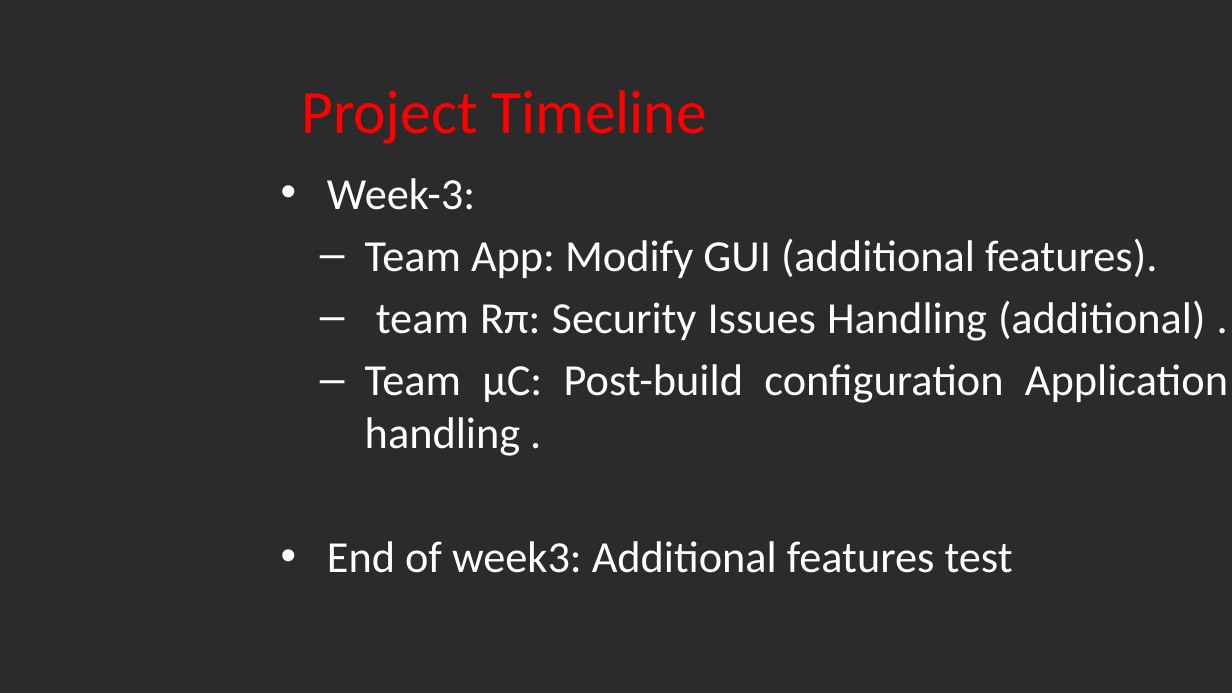
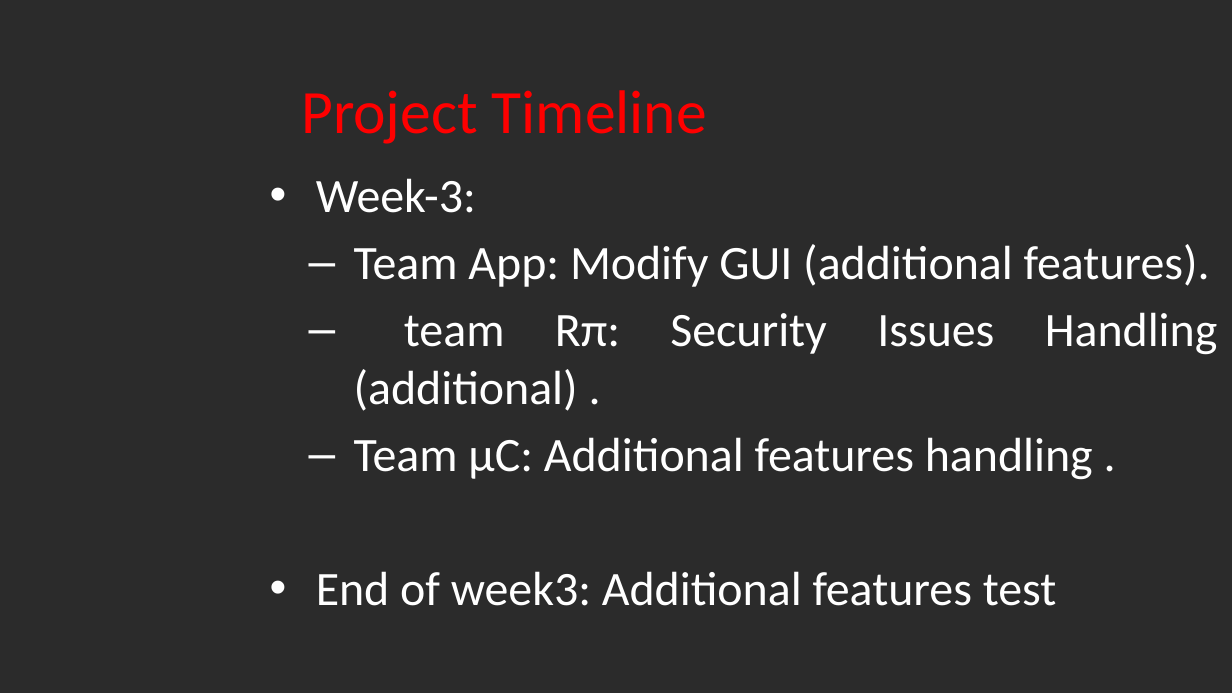
Before and after one commit to Marcelle-Samir/Firmware_Over_The_Air, a slide deck: slide 25 of Project proposal.pptx (slide 27 before the commit). Drawn at 1232x693 pixels with LibreOffice and Linux fonts; fonts in the diff are those of the drawing; background and template pictures are left out; a plain dark background stands for a picture behind light text. Boxes give left, top, right and bottom in pixels: in the first picture for what was removed or moved away, otherwise in the second. Text is boxed around its words. In the diff, an @@ line names an element or a change of style, - is before the commit and + after.

Commit message:
Project proposal V1.1

```diff
--- a/Project proposal.pptx
+++ b/Project proposal.pptx
@@ text "Week-3:": place and size @@
-text "Week-3:" at [327, 178, 1228, 573]
+text "Week-3:" at [316, 178, 1218, 606]
@@ text at [316, 178, 1218, 606]: size 25.9 to 28 pt in "Week-3:", "Team App: Modify GUI (additional features).", "team Rπ: Security Issues Handling (additional) .", "End of week3: Additional features test" @@
@@ text at [354, 437, 1093, 480]: text changed; size 25.9 to 28 pt @@
-  – Team µC: Post-build configuration Application handling .
+  – Team µC: Additional features handling .
```
Also in this commit, not shown: 16 other slides changed, 1 slide added, 3 slides removed.
